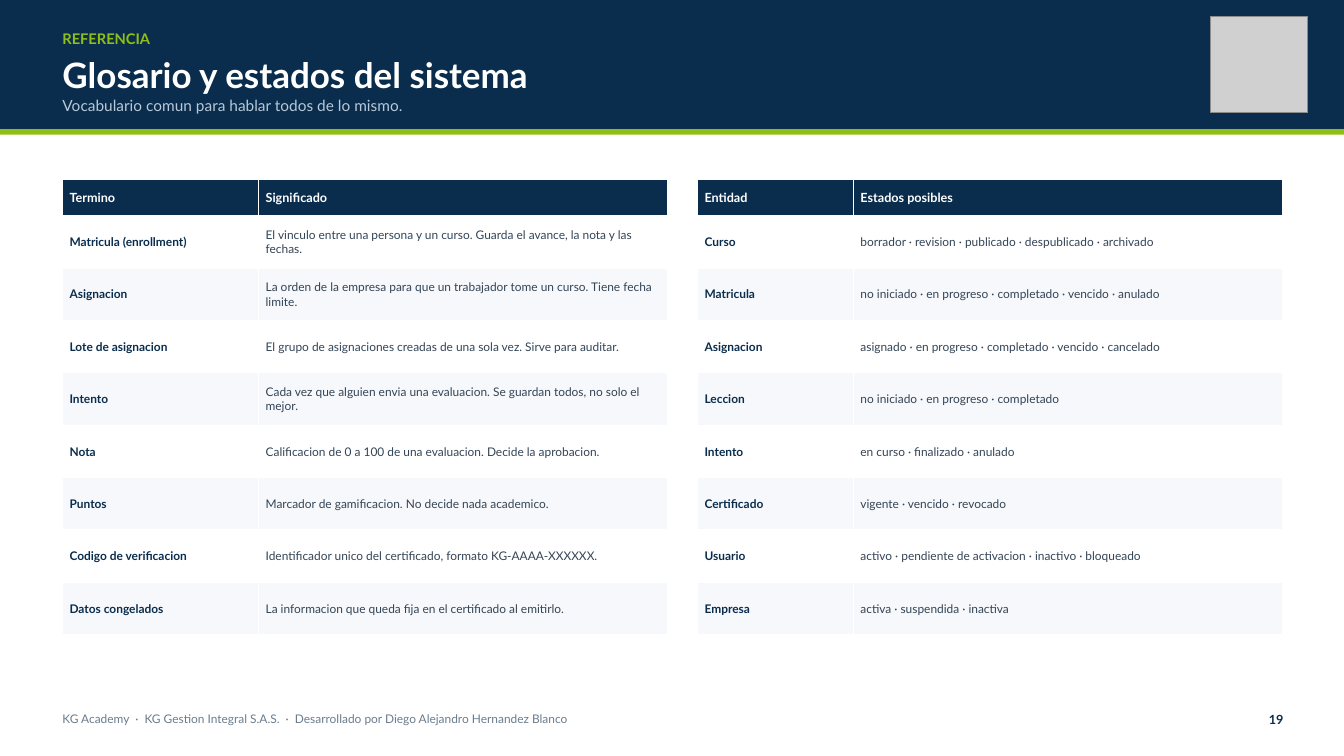
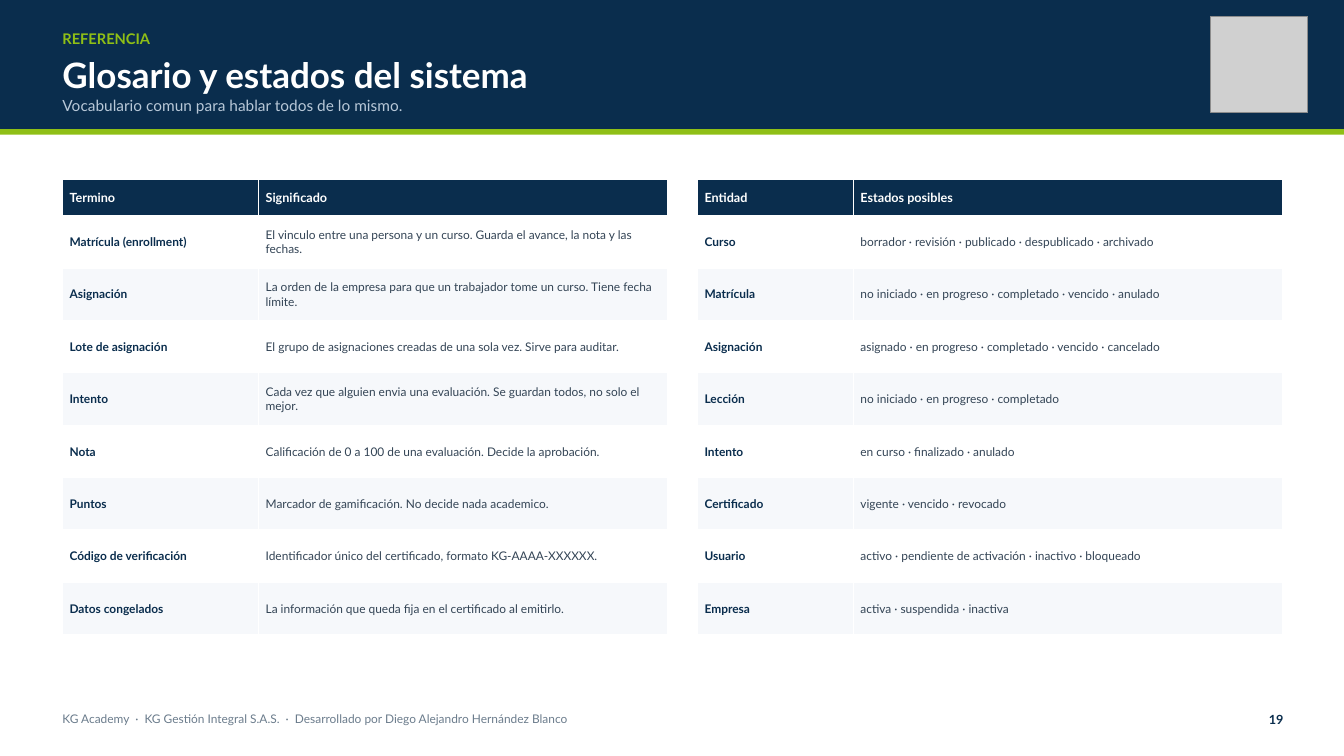
Before and after one commit to DIDAKUS1177/KG-Academy, a slide deck: slide 20 of docs/KG_Academy_Manual_Funcional.pptx. Drawn at 1344x756 pixels with LibreOffice and Linux fonts; fonts in the diff are those of the drawing; grey boxes stand for pictures. Boxes give left, top, right and bottom in pixels: in the first picture for what was removed or moved away, otherwise in the second. Text is boxed around its words. In the diff, an @@ line names an element or a change of style, - is before the commit and + after.

```diff
--- a/docs/KG_Academy_Manual_Funcional.pptx
+++ b/docs/KG_Academy_Manual_Funcional.pptx
@@ table at (63,179,667,635) @@
-row 2, column 1: Matricula (enrollment)
+row 2, column 1: Matrícula (enrollment)
-row 3, column 1: Asignacion
+row 3, column 1: Asignación
-row 3, column 2: La orden de la empresa para que un trabajador tome un curso. Tiene fecha limite.
+row 3, column 2: La orden de la empresa para que un trabajador tome un curso. Tiene fecha límite.
-row 4, column 1: Lote de asignacion
+row 4, column 1: Lote de asignación
-row 5, column 2: Cada vez que alguien envia una evaluacion. Se guardan todos, no solo el mejor.
+row 5, column 2: Cada vez que alguien envia una evaluación. Se guardan todos, no solo el mejor.
-row 6, column 2: Calificacion de 0 a 100 de una evaluacion. Decide la aprobacion.
+row 6, column 2: Calificación de 0 a 100 de una evaluación. Decide la aprobación.
-row 7, column 2: Marcador de gamificacion. No decide nada academico.
+row 7, column 2: Marcador de gamificación. No decide nada academico.
-row 8, column 1: Codigo de verificacion
+row 8, column 1: Código de verificación
-row 8, column 2: Identificador unico del certificado, formato KG-AAAA-XXXXXX.
+row 8, column 2: Identificador único del certificado, formato KG-AAAA-XXXXXX.
-row 9, column 2: La informacion que queda fija en el certificado al emitirlo.
+row 9, column 2: La información que queda fija en el certificado al emitirlo.
@@ table at (698,179,1282,635) @@
-row 2, column 2: borrador · revision · publicado · despublicado · archivado
+row 2, column 2: borrador · revisión · publicado · despublicado · archivado
-row 3, column 1: Matricula
+row 3, column 1: Matrícula
-row 4, column 1: Asignacion
+row 4, column 1: Asignación
-row 5, column 1: Leccion
+row 5, column 1: Lección
-row 8, column 2: activo · pendiente de activacion · inactivo · bloqueado
+row 8, column 2: activo · pendiente de activación · inactivo · bloqueado
@@ text at (62,714,567,725): text changed @@
-KG Academy · KG Gestion Integral S.A.S. · Desarrollado por Diego Alejandro Hernandez Blanco
+KG Academy · KG Gestión Integral S.A.S. · Desarrollado por Diego Alejandro Hernández Blanco
```
Also in this commit, not shown: 21 other slides changed, 9 other files.
